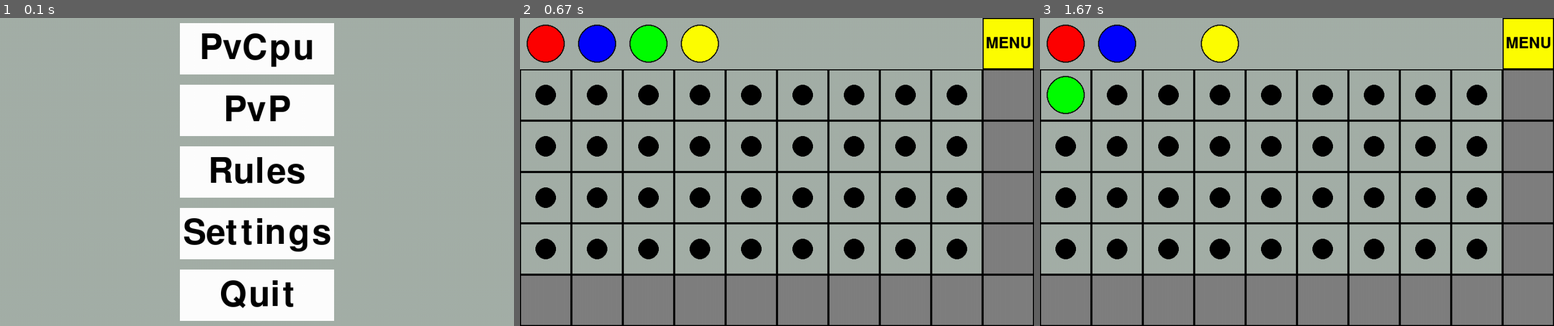
Above: before the commit, frames 1-3 (left to right).
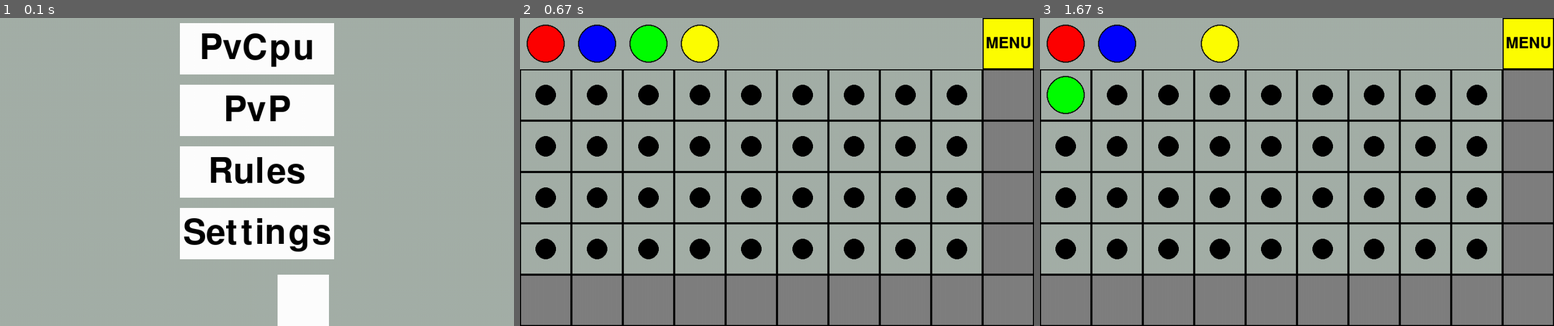
Above: after the commit, the same moments.

Repository: mjesposito25/Mastermind
Game: pygame game, started from PyGameVersion/main.py
Same seed, same stepped clock (60 frames per second), same inputs: the game is played once before the commit and once after it.
Inputs (mouse positions are in pixels of both pictures, inside the frame that each line leads up to):
- Up to frame 1 (0.1 s): no input
- Up to frame 2 (0.67 s): click "PvCpu" at 0.38 s
- Up to frame 3 (1.67 s): click (1173, 175) at 0.72 s; click (1163, 58) at 1.55 s

The runs differ from the first frame. In frame 1, 3.8% of the frame differs, in the area x 35-65%, y 81-100%; in frame 2, nothing differs; in frame 3, nothing differs.

Commit message:
WIP Button Class

Diff:
--- /dev/null
+++ b/PyGameVersion/GameFiles/button.py
@@ -0,0 +1,26 @@
+import pygame
+
+from GameFiles.constants import COLORS
+
+class Button():
+    def __init__(self, win, color, pos, size, text=None, font_size=0):
+        self.win = win
+        self.color = color
+        self.pos = pos
+        self.size = size
+        self.text = text
+        self.font_size = font_size
+
+    def draw(self, win):
+        self.win = win
+        font = pygame.font.SysFont(None, self.font_size)
+        text = font.render(self.text, True, COLORS['black'])
+        text_rect = text.get_rect()
+
+        coords = ((self.pos[1] + self.size[1] / 2), (self.pos[0] + self.size[0] / 2))
+
+        text_rect.center = coords
+        rect = pygame.Rect(0, 0, self.size[1], self.size[0])
+        rect.center = coords
+        pygame.draw.rect(self.win, self.color, rect)
+        self.win.blit(text, text_rect)
--- a/PyGameVersion/GameFiles/menu.py
+++ b/PyGameVersion/GameFiles/menu.py
@@ -1,11 +1,13 @@
 import pygame
 
 from GameFiles.constants import COLORS
+from GameFiles.button import Button
 
 class Menu:
     def __init__(self, win):
         self.win = win
         self.states = ['pvc', 'pvp', 'rules', 'settings', 'quit']
+        self.buttonClass = Button(self.win, COLORS['white'], (500, 540), (300, 100), 'Quit', 100)
 
     def draw(self, win):
         win.fill(COLORS['ash'])
@@ -13,7 +15,9 @@
         self.button('PvP', 'white', (500, 180), win)
         self.button('Rules', 'white', (500, 300), win)
         self.button('Settings', 'white', (500, 420), win)
-        self.button('Quit', 'white', (500, 540), win)
+        #self.button('Quit', 'white', (500, 540), win)
+        self.buttonClass.draw(win)
+
 
     def button(self, text, color, coords, win):
         font = pygame.font.SysFont(None, 100)
